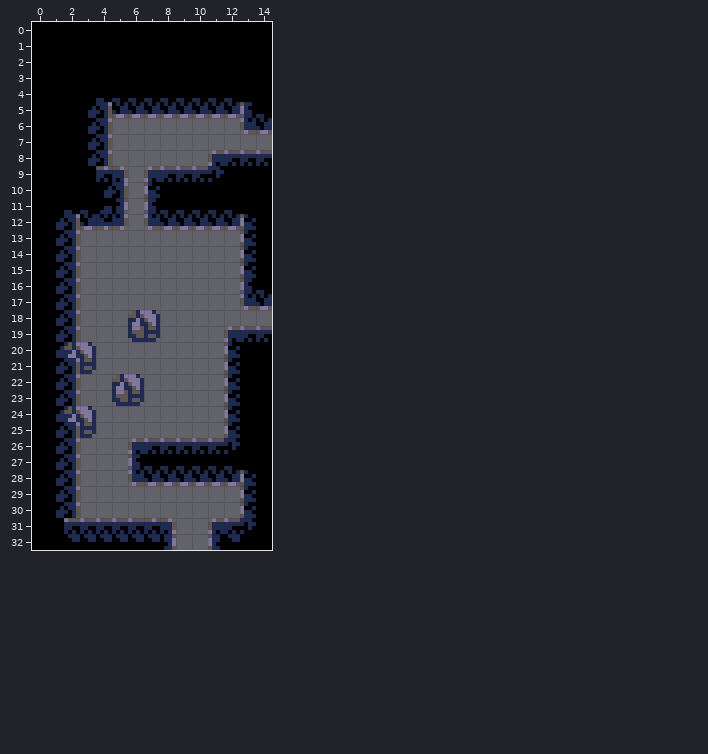
An edit to a level. Tiled map, data/maps/room03.tmx. Above is the file before it was changed.
Cells are 8x8 px. Shown: x 0..14, y 0..32. The commit also replaced the tileset; all pictures use the new one.
After the commit:
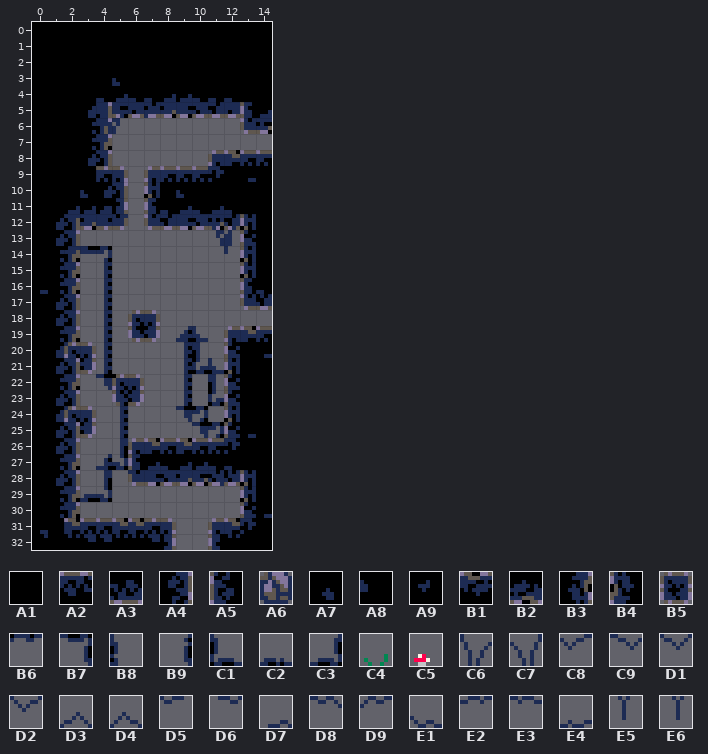
Key: from "tileset": A1 0, A2 1, A3 1 turned 180, A4 2, A5 2 turned 180, A6 6, A7 7, A8 8, A9 9, B1 10, B2 10 turned 180, B3 11 flipped left-right, B4 11 flipped up-down, B5 13, B6 32 "decor", B7 33 "decor", B8 34 "decor", B9 35 "decor", C1 36 "decor", C2 37 "decor", C3 38 "decor", C4 41 "decor", C5 43 "decor", C6 64 "decor", C7 64 flipped left-right "decor", C8 65 "decor", C9 65 flipped left-right "decor", D1 66 "decor", D2 66 flipped left-right "decor", D3 66 flipped up-down "decor", D4 66 turned 180 "decor", D5 67 "decor", D6 67 flipped left-right "decor", D7 67 turned 180 "decor", D8 68 "decor", D9 68 flipped left-right "decor", E1 68 turned 180 "decor", E2 69 "decor", E3 69 flipped left-right "decor", E4 69 turned 180 "decor", E5 80 "decor", E6 80 flipped left-right "decor".
__ is an empty cell.
Change:
Layer "Tiles":
Tile A1 becomes tile A7 in row 4 at x 4; in row 11 at x 2 and 8.
Tile A1 becomes tile A8 in row 4 at x 5; in row 11 at x 3 and 9.
Tile A1 becomes tile A9 in row 10 at x 13; in row 17 at x 0; in row 21 at x 14; in row 26 at x 13; in row 31 at x 14; in row 32 at x 0.
Tile A2 becomes tile B1 in row 9 at x 12; in row 20 at x 13; in row 27 at x 7 and 9; in row 32 at x 2, 5 to 6 and 12.
Tile A3 becomes tile B2 in row 5 at x 5 and 8 to 9; in row 6 at x 14; in row 12 at x 2 to 3, 9 and 11; in row 28 at x 7 and 9 to 10.
Tile A4 becomes tile B3 in rows 7 to 8 at x 3; in rows 15 to 17 at x 1; in row 20 at x 1; in row 23 at x 1; in row 28 at x 1; in rows 30 to 31 at x 1.
Tile A5 becomes tile B4 in row 11 at x 7; in row 13 at x 13; in rows 15 to 16 at x 13; in row 22 at x 12; in row 25 at x 12; in rows 29 to 30 at x 13.
Tile A6 becomes tile B5 in row 19 at x 6; in row 21 at x 2; in row 23 at x 5; in row 25 at x 2.
The author put tile B6 in row 15 at x 2.
The author put tile B7 in row 15 at x 3; in row 23 at x 4; in row 25 at x 9; in row 26 at x 10.
The author put tile B8 in row 20 at x 10; in row 22 at x 11.
The author put tile B9 in rows 16 to 19 at x 3; in rows 20 to 22 at x 3 and 8; in row 23 at x 8; in row 24 at x 4 and 8; in rows 25 to 26 at x 4; in row 28 at x 3.
The author put tile C1 in row 21 at x 10; in row 23 at x 11.
The author put tile C2 in row 19 at x 9; in row 29 at x 2.
The author put tile C3 in row 27 at x 4; in row 29 at x 3.
The author put tile C4 in row 31 at x 11.
The author put tile C5 in row 19 at x 12.
The author put tile C6 in row 6 at x 4.
The author put tile C7 in row 13 at x 11.
The author put tile C8 in row 6 at x 5.
The author put tile C9 in row 13 at x 10.
The author put tile D1 in row 6 at x 6.
The author put tile D2 in row 29 at x 11.
The author put tile D3 in row 31 at x 2.
The author put tile D4 in row 26 at x 7.
The author put tile D5 in row 6 at x 7; in row 13 at x 2.
The author put tile D6 in row 29 at x 10.
The author put tile D7 in row 26 at x 6.
The author put tile D8 in row 6 at x 8 and 11; in row 13 at x 3, 8 and 12; in row 29 at x 6.
The author put tile D9 in row 29 at x 9.
The author put tile E1 in row 26 at x 9.
The author put tile E2 in row 6 at x 9 and 12; in row 13 at x 4 and 9; in row 29 at x 7.
The author put tile E3 in row 29 at x 8.
The author put tile E4 in row 26 at x 8.
The author put tile E5 in row 7 at x 4.
The author put tile E6 in row 14 at x 11.
Boxes around the changes in both pictures, in picture pixels (x1, y1, x2, y2):
changed: (40, 78, 272, 542)
